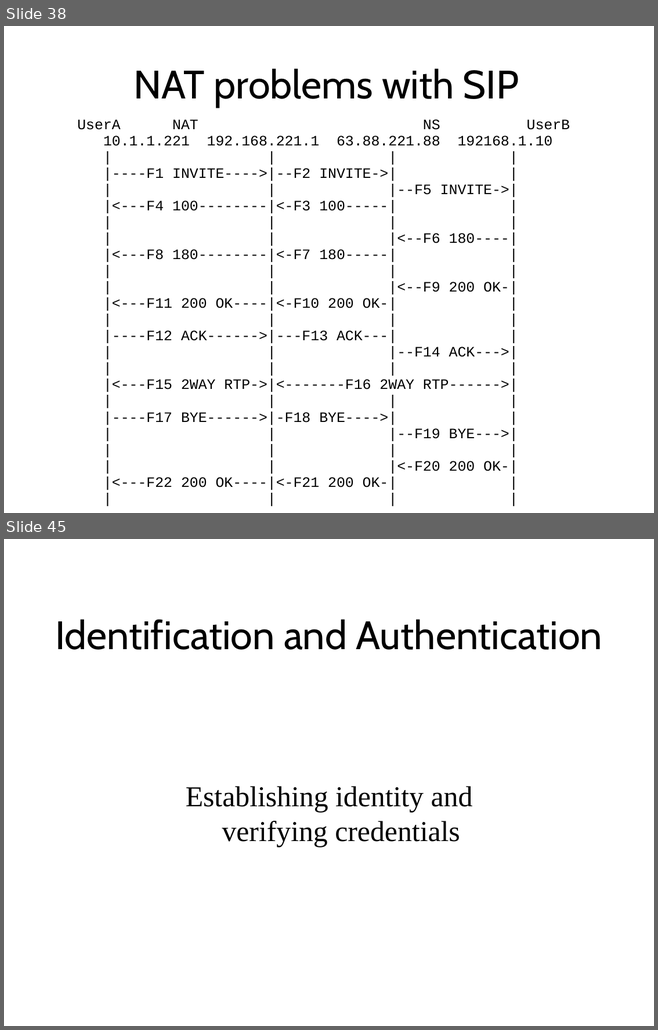
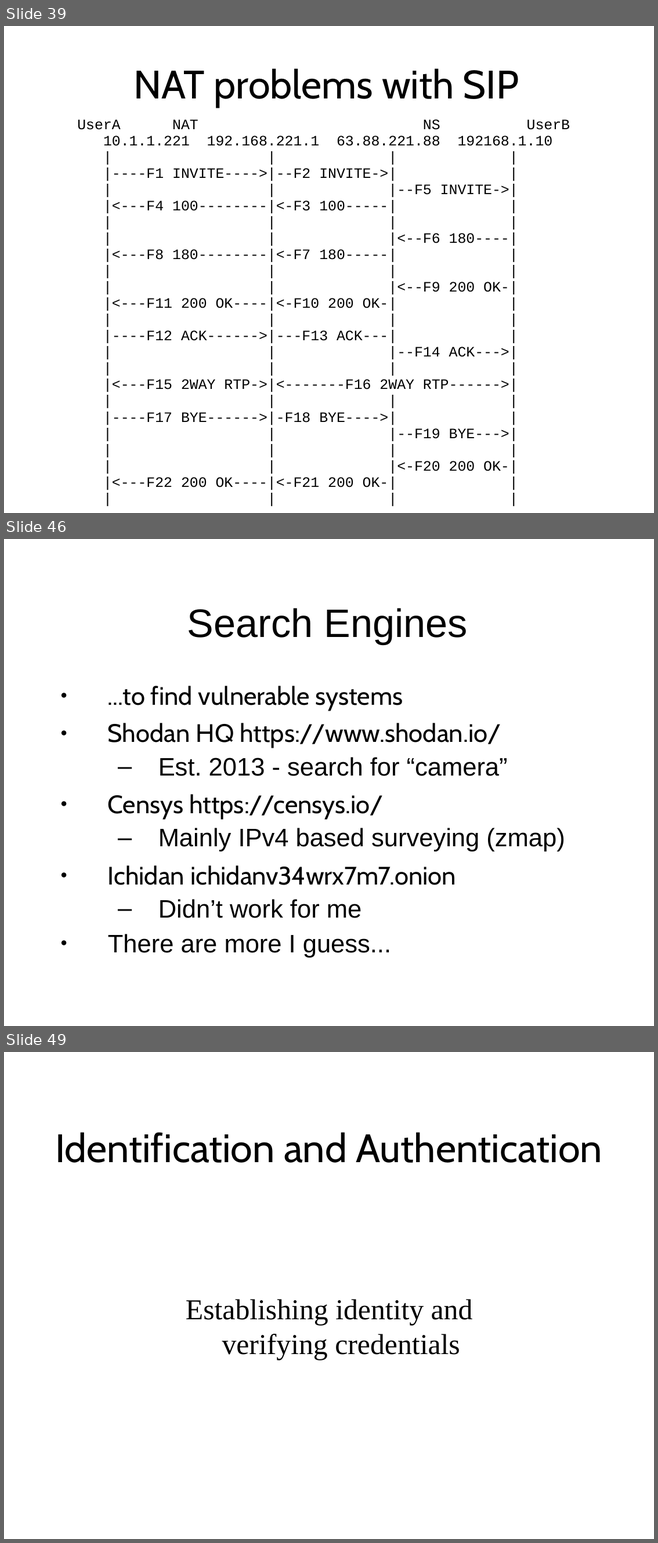
Before and after one commit to sftcd/cs7053, a slide deck: 2016lectures/02-concepts.ppt. Shown one above the other, each under a label of ours: slides 38 and 45 before the commit, slides 39, 46 and 49 after it; the slides between them are not shown. The pictures are 658x1030 and 658x1543 pixels, drawn with LibreOffice and Linux fonts; fonts in the diff are those of the drawing. Boxes give left, top, right and bottom in pixels: in the first picture for what was removed or moved away, otherwise in the second. Text is boxed around its words. In the diff, an @@ line names an element or a change of style, - is before the commit and + after.

```diff
--- a/2016lectures/02-concepts.ppt
+++ b/2016lectures/02-concepts.ppt
@@ slide 46 added at [4, 539, 654, 1026], background #FFFFFF @@
@@ title added at [187, 608, 467, 645], 44 pt, text #000000 @@
+Search Engines
@@ text added at [108, 686, 564, 958], 28 pt, text #000000 @@
+● ...to find vulnerable systems
+● Shodan HQ https://www.shodan.io/
+  – Est. 2013 - search for “camera”
+● Censys https://censys.io/
+  – Mainly IPv4 based surveying (zmap)
+● Ichidan ichidanv34wrx7m7.onion
+  – Didn’t work for me
+● There are more I guess...
@@ what was slide 38 is now slide 39 @@
@@ what was slide 45 is now slide 49 @@
```
Also in this commit, not shown: 43 slides changed, 3 other slides added, 5 other files.
